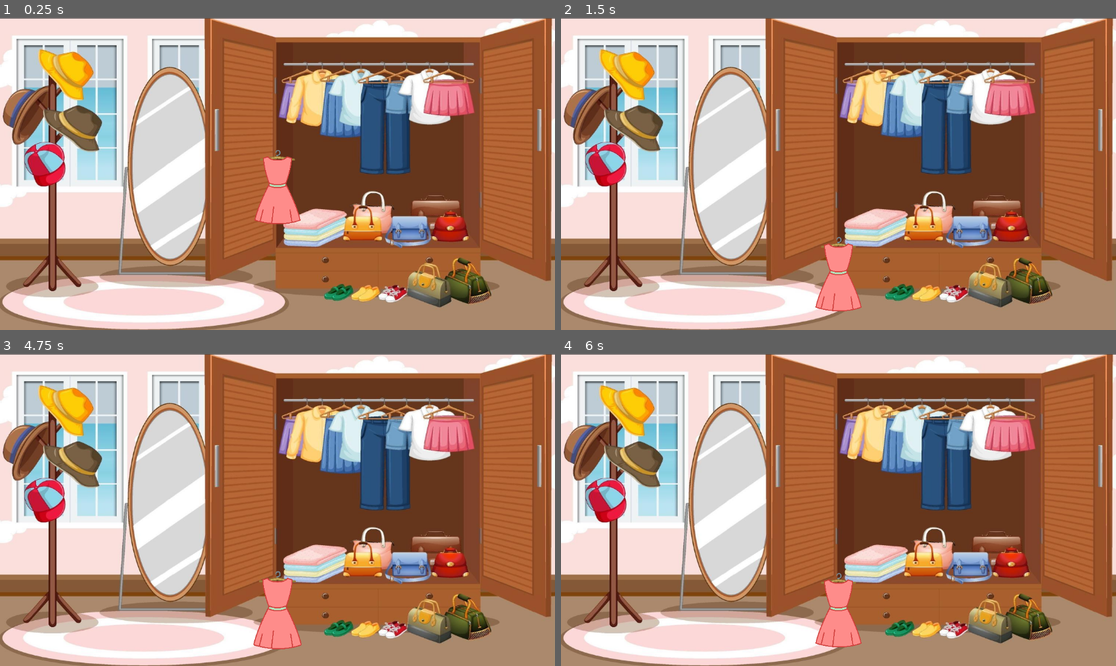
Above: before the commit, frames 1-4 (two rows, left to right).
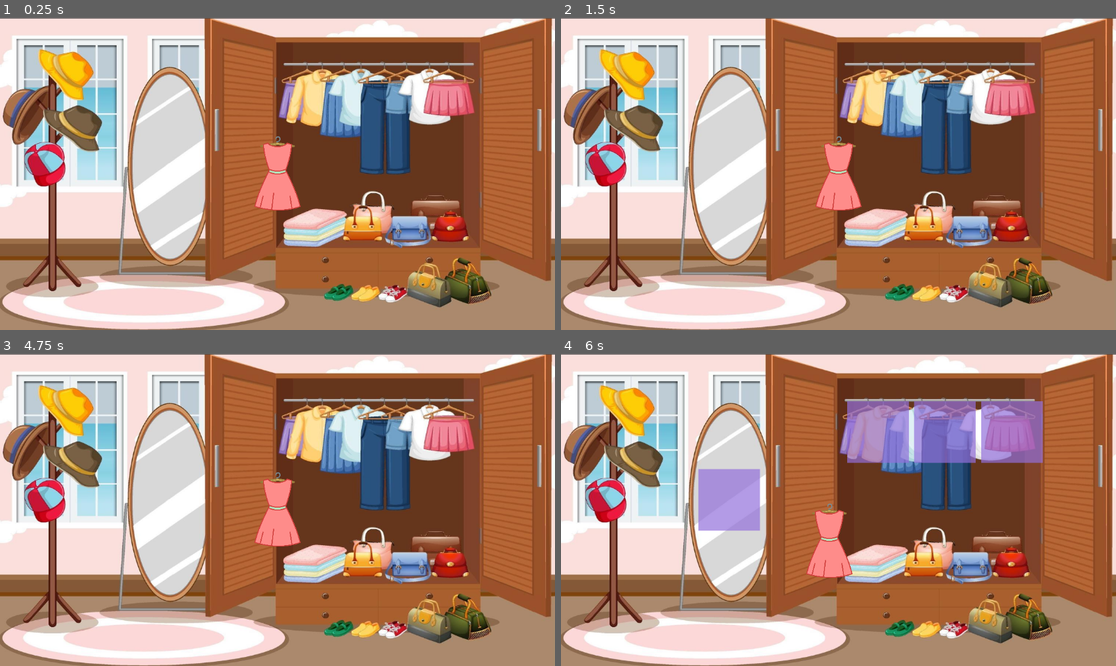
Above: after the commit, the same moments.

Repository: tyler-ross26/Dress-To-Aggress
Game: Godot game, scene res://world.tscn
Same seed, same stepped clock (60 frames per second), same inputs: the game is played once before the commit and once after it.
Inputs (mouse positions are in pixels of both pictures, inside the frame that each line leads up to):
- Up to frame 1 (0.25 s): no input
- Up to frame 2 (1.5 s): drag from (838, 233) to (894, 105) at 0.52 s; tap Enter at 1.25 s; drag from (727, 189) to (838, 273) at 1.27 s
- Up to frame 3 (4.75 s): tap Space at 2, 3.5 s; move the mouse to (333, 441) at 2.02 s; press the mouse at (333, 441) at 2.03 s; release the mouse at (333, 441) at 2.75 s; tap Enter at 2.75, 4.25 s; drag from (249, 572) to (111, 463) at 2.77 s; move the mouse to (444, 556) at 3.52 s; press the mouse at (444, 556) at 3.53 s; release the mouse at (444, 556) at 4.25 s; drag from (111, 463) to (277, 609) at 4.27 s
- Up to frame 4 (6 s): tap Space at 5 s; move the mouse to (866, 510) at 5.02 s; press the mouse at (866, 510) at 5.03 s; release the mouse at (866, 510) at 5.75 s; drag from (755, 432) to (727, 525) at 5.77 s

The runs differ from the first frame. In frame 1, 1.0% of the frame differs, in the area x 45-55%, y 37-67%; in frame 2, 2.4%; in frame 3, 2.5%; in frame 4, 11%, in the area x 24-87%, y 15-94%.

Commit message:
took out rigid body

Diff:
--- a/drag_interaction_provider.gd
+++ b/drag_interaction_provider.gd
@@ -10,8 +10,9 @@
 var initialPos: Vector2
 var collider : CollisionShape2D
 
+
 func _process(delta):
-	if ( last_clicked is RigidBody2D):
+	if ( last_clicked is Area2D):
 		if Input.is_action_just_pressed("click"):
 
 			initialPos = last_clicked.global_position
@@ -21,22 +22,27 @@
 			print("click")
 
 		if Input.is_action_pressed("click"):
-			last_clicked.global_position = get_viewport().get_mouse_position()  - offset
+			last_clicked.get_parent().global_position = get_viewport().get_mouse_position()  - offset
 			#print("follow mouse")
 
 		elif Input.is_action_just_released("click"):
 			print("release")
 			global.is_dragging = false
 			var tween = get_tree().create_tween()
-			if last_clicked.get_child(1).is_inside_dropable:
+			is_inside_dropable = last_clicked.get_parent().is_inside_dropable
+
+			if is_inside_dropable:
+
 				print("in platform")
-				last_clicked.gravity_scale = 0.0
-				tween.tween_property(last_clicked, "position", last_clicked.get_child(1).body_ref.position, 0.2).set_ease(Tween.EASE_OUT)
+				#last_clicked.gravity_scale = 0.0
+				tween.tween_property( last_clicked.get_parent(), "position",  last_clicked.get_parent().body_ref.position, 0.2).set_ease(Tween.EASE_OUT)
 
-				#last_clicked.position = last_clicked.get_child(1).body_ref.position
+				#last_clicked.position = last_clicked.get_parent().body_ref.position
 			else:
 				print("leave")
-				last_clicked.gravity_scale = 1.0
+				#tween.tween_property( last_clicked.get_parent(), "position",initialPos, 0.2).set_ease(Tween.EASE_OUT)
+
+				#last_clicked.gravity_scale = 1.0
 
 
 
@@ -59,4 +65,8 @@
 		if results.size() > 0:
 			var clicked_object = results[0].collider
 			last_clicked = clicked_object
-			print(last_clicked.name)
+			print("0",last_clicked.name)
+		if results.size() > 1:
+			var clicked_object = results[1].collider
+			last_clicked = clicked_object
+			print("1",results[1].collider.name)
--- a/object.gd
+++ b/object.gd
@@ -7,7 +7,11 @@
 var initialPos: Vector2
 var started = false
 var platforms = 0
+var stat_box : TextEdit
 
+func _ready():
+	stat_box = get_child(2)
+	stat_box.visible = false
 
 	#
 #func _process(delta):
@@ -49,12 +53,15 @@
 	if not global.is_dragging:
 		draggable = true
 		self.scale = Vector2(1.05, 1.05)
+		stat_box.visible = true
 
 
 func _on_area_2d_mouse_exited():
+	stat_box = get_child(2)
 	if not global.is_dragging:
 		draggable = false
 		self.scale = Vector2(1, 1)
+		stat_box.visible = false
 
 
 func _on_area_2d_body_entered(body: StaticBody2D):
--- a/object.tscn
+++ b/object.tscn
@@ -14,9 +14,18 @@
 texture = ExtResource("2_3xuqs")
 
 [node name="Area2D" type="Area2D" parent="."]
+gravity_space_override = 1
 
 [node name="CollisionShape2D" type="CollisionShape2D" parent="Area2D"]
 shape = SubResource("RectangleShape2D_dwaef")
+
+[node name="TextEdit" type="TextEdit" parent="."]
+offset_left = -113.0
+offset_top = -76.0
+offset_right = -38.0
+offset_bottom = -7.0
+text = "Stats:
+ +5 dmg"
 
 [connection signal="body_entered" from="Area2D" to="." method="_on_area_2d_body_entered"]
 [connection signal="body_exited" from="Area2D" to="." method="_on_area_2d_body_exited"]
--- a/world.tscn
+++ b/world.tscn
@@ -1,12 +1,9 @@
-[gd_scene load_steps=7 format=3 uid="uid://b1fc1024thyov"]
+[gd_scene load_steps=6 format=3 uid="uid://b1fc1024thyov"]
 
 [ext_resource type="Script" uid="uid://b7amrd0viad8a" path="res://drag_interaction_provider.gd" id="1_aqk2v"]
 [ext_resource type="Texture2D" uid="uid://xslp5k44t814" path="res://Assets/dress-up-room.jpg" id="1_fj7yv"]
 [ext_resource type="PackedScene" uid="uid://cvacyegnnbes0" path="res://object.tscn" id="2_tlwt5"]
 [ext_resource type="PackedScene" uid="uid://cnlqn7i6s4r" path="res://platform.tscn" id="3_tlwt5"]
-
-[sub_resource type="RectangleShape2D" id="RectangleShape2D_tlwt5"]
-size = Vector2(130, 129)
 
 [sub_resource type="RectangleShape2D" id="RectangleShape2D_aqk2v"]
 size = Vector2(1151, 52)
@@ -35,20 +32,10 @@
 [node name="Platform4" parent="." instance=ExtResource("3_tlwt5")]
 position = Vector2(360, -162)
 
-[node name="RigidBody2D" type="RigidBody2D" parent="."]
-collision_layer = 4
-collision_mask = 4
-
-[node name="CollisionShape2D" type="CollisionShape2D" parent="RigidBody2D"]
-position = Vector2(0, 0.5)
-shape = SubResource("RectangleShape2D_tlwt5")
-
-[node name="Object" parent="RigidBody2D" instance=ExtResource("2_tlwt5")]
-
 [node name="StaticBody2D" type="StaticBody2D" parent="."]
-collision_layer = 4
-collision_mask = 4
 
 [node name="CollisionShape2D" type="CollisionShape2D" parent="StaticBody2D"]
 position = Vector2(-0.5, 300)
 shape = SubResource("RectangleShape2D_aqk2v")
+
+[node name="Object" parent="." instance=ExtResource("2_tlwt5")]
Not shown: 1 places in DragAndDropScene.tscn that only renumber resources
